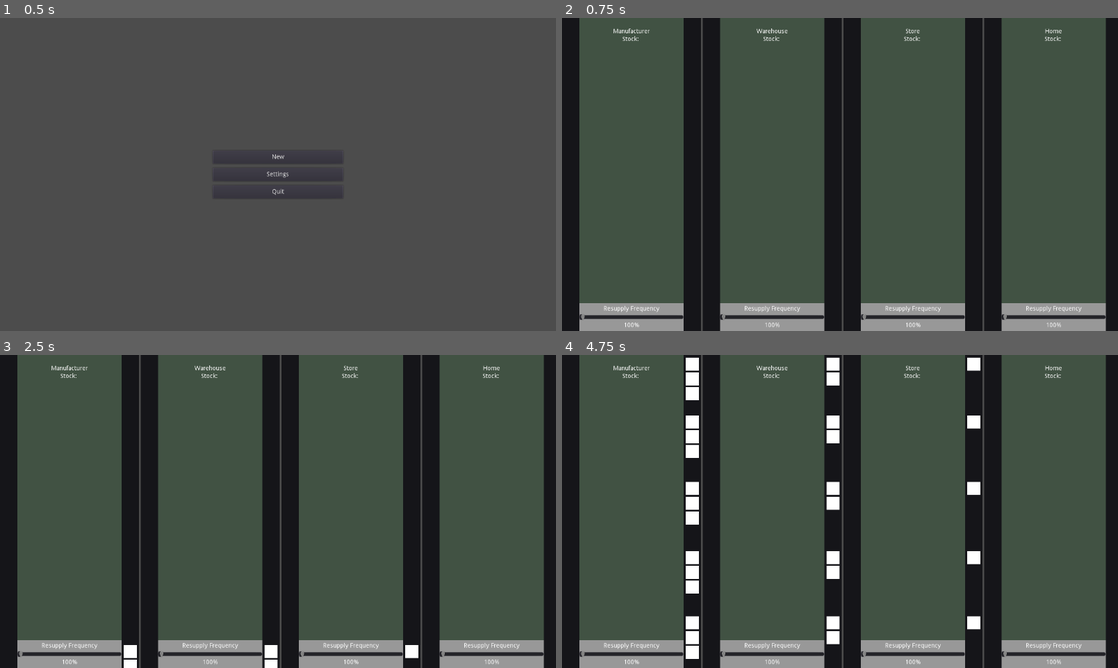
Above: before the commit, frames 1-4 (two rows, left to right).
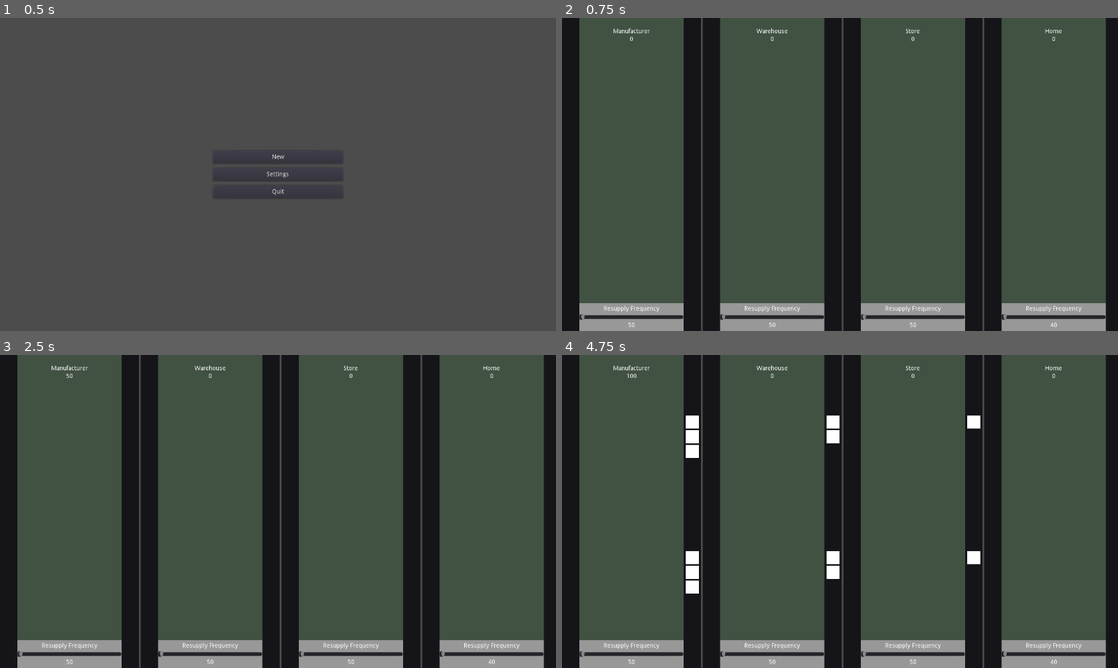
Above: after the commit, the same moments.

Repository: kevinlights/supply-chain
Game: Godot game, scene res://gui/menu.tscn
Two runs of this game, one before a commit and one after it. Both use one fixed random seed, a clock stepped at 60 frames per second and the inputs below.
Inputs:
- Up to frame 1 (0.5 s): no input
- Up to frame 2 (0.75 s): click "New" at 0.5 s
- Up to frame 3 (2.5 s): tap Enter at 1.25 s; tap Space at 2 s
- Up to frame 4 (4.75 s): no input

Frame 1 is identical in both runs. In frame 2, 0.2% of the frame differs, in the area x 10-90%, y 5-99%; in frame 3, 0.6%; in frame 4, 2.0%, in the area x 10-90%, y 0-99%.

Commit message:
Added supply point displays and removed print to console to show levels.

Diff:
--- a/game_entities/SupplyPoint.gd
+++ b/game_entities/SupplyPoint.gd
@@ -53,6 +53,8 @@
 	transit_size = -1
 	name = new_name
 	get_node("SupplyPointVisual/VBoxContainer/Title").set_text(name)
+	get_node("SupplyPointVisual/VBoxContainer/Stock").set_text(str(stock_level))
+	get_node("SupplyPointVisual/VBoxContainer/Panel/VBoxContainer/DemandValue").set_text(str(demand_level))
 
 func set_demand_factor(value : float) -> void:
 	demand_factor = value
@@ -84,3 +86,5 @@
 
 		if stock_level < demand_level:
 			request_stock(int(demand_level * demand_factor))
+
+	get_node("SupplyPointVisual/VBoxContainer/Stock").set_text(str(stock_level))
--- a/gui/Game.gd
+++ b/gui/Game.gd
@@ -7,10 +7,6 @@
 # Simulation requires a manufacturer, a warehouse, and a consumer which are
 # defined as supply points
 var sp_list := []
-
-# Counter ensures a certain amount of time passes before checking to see if
-# SupplyPoints will try to restock
-var counter:= 0.0
 
 func _input(event: InputEvent) -> void:
 	if event is InputEventKey && event.scancode == KEY_ESCAPE:
@@ -52,18 +48,3 @@
 func add_supply_points(list: Array) -> void:
 	for sp in list:
 		add_child(sp)
-
-# Called every frame. 'delta' is the elapsed time since the previous frame.
-func _process(delta):
-
-	for sp in sp_list:
-		sp._process(delta)
-
-	# Make sure at least 1 second has passed before we print
-	counter += delta
-	if counter > 1:
-		counter -= 1
-		# Print the current stock and demand for each SupplyPoint for debugging
-		for sp in sp_list:
-			print(sp.name, " stock: ", sp.stock_level,
-				", demand: ", sp.demand_level)
